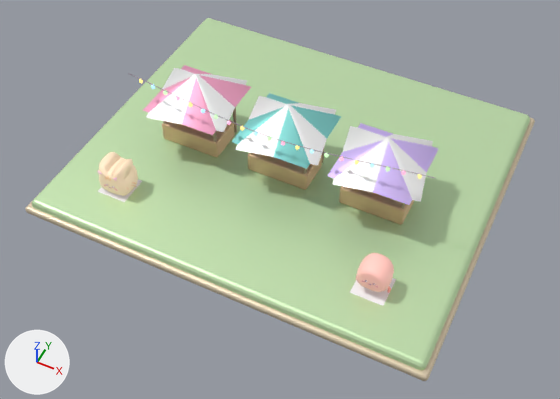
An edit to the glTF model game/art/models/buildings/market/building_market_L04.glb, drawn before and after from the same camera.
The view is the same before and after, from a 50 mm camera at (15.4, -32.8, 36.1) aimed at (0.7, -3.3, -0.7). The lights are fixed; the arrows at lower left show +X, +Y and +Z. The first picture is the older version. Where no turn or scale is listed for an object, it has been applied to the vertices.
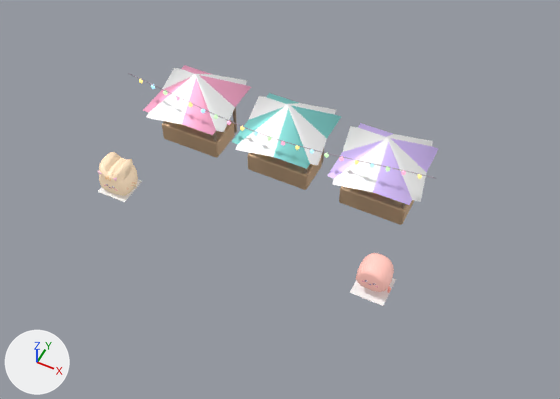
What differs and where, as boxes (x1, y1, x2, y2) in the pictures (560 x 399 px):
'Mesh_28', deleted (green)
    before: (32, 18, 530, 370)
'Mesh_29', deleted
    before: (25, 25, 535, 381)

Edits to the bpy script that builds the scene:
```text
Remove ob_mesh_28:
    ob_mesh_28 = bpy.data.objects.new('Mesh_28', me_mesh_28)
    ob_mesh_28.location = (0.0, 0.0, 0.0)
Remove ob_mesh_29:
    ob_mesh_29 = bpy.data.objects.new('Mesh_29', me_mesh_29)
    ob_mesh_29.location = (0.0, 0.0, 0.0)
```
